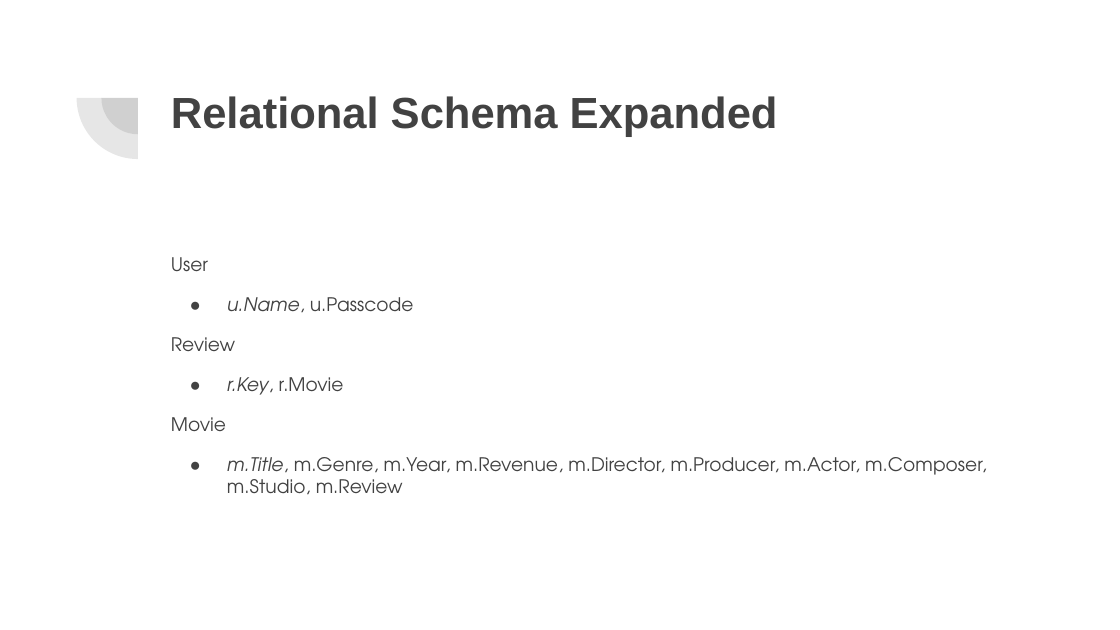
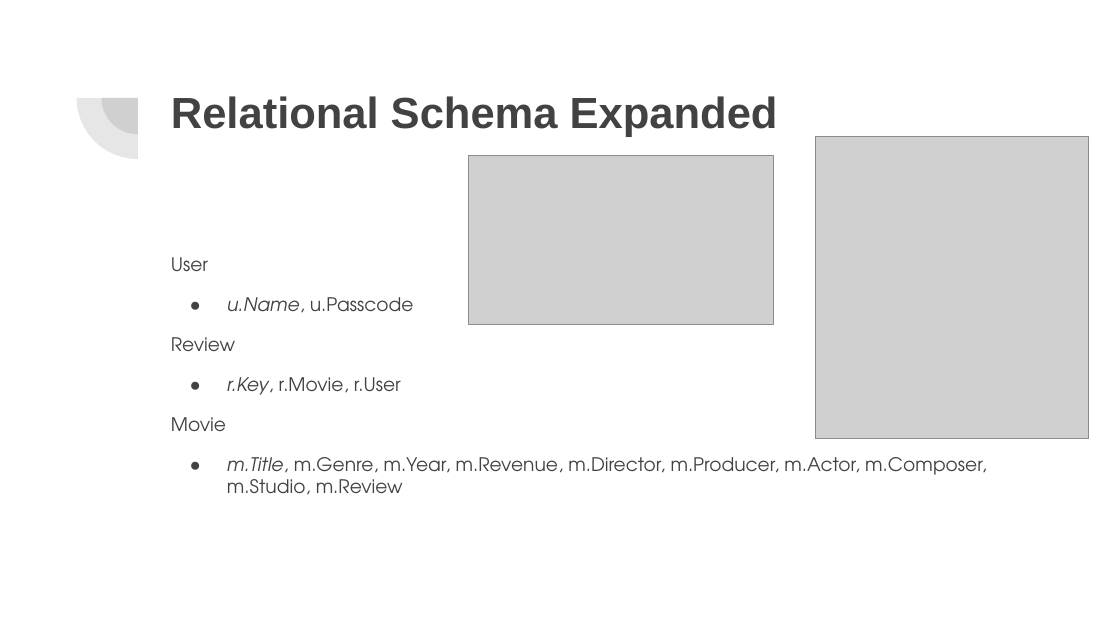
Before and after one commit to ProjectBreakaway/Project, a slide deck: slide 6 of Project Presentation (1).pptx. Drawn at 1120x630 pixels with LibreOffice and Linux fonts; fonts in the diff are those of the drawing; grey boxes stand for pictures. Boxes give left, top, right and bottom in pixels: in the first picture for what was removed or moved away, otherwise in the second. Text is boxed around its words. In the diff, an @@ line names an element or a change of style, - is before the commit and + after.

```diff
--- a/Project Presentation (1).pptx
+++ b/Project Presentation (1).pptx
@@ picture added at <box>815,137,1089,439</box> @@
@@ picture added at <box>469,156,774,325</box> @@
@@ text at <box>227,377,401,395</box>: text changed @@
-● r.Key, r.Movie
+● r.Key, r.Movie, r.User
```
Also in this commit, not shown: 4 other slides changed, 1 other file.
